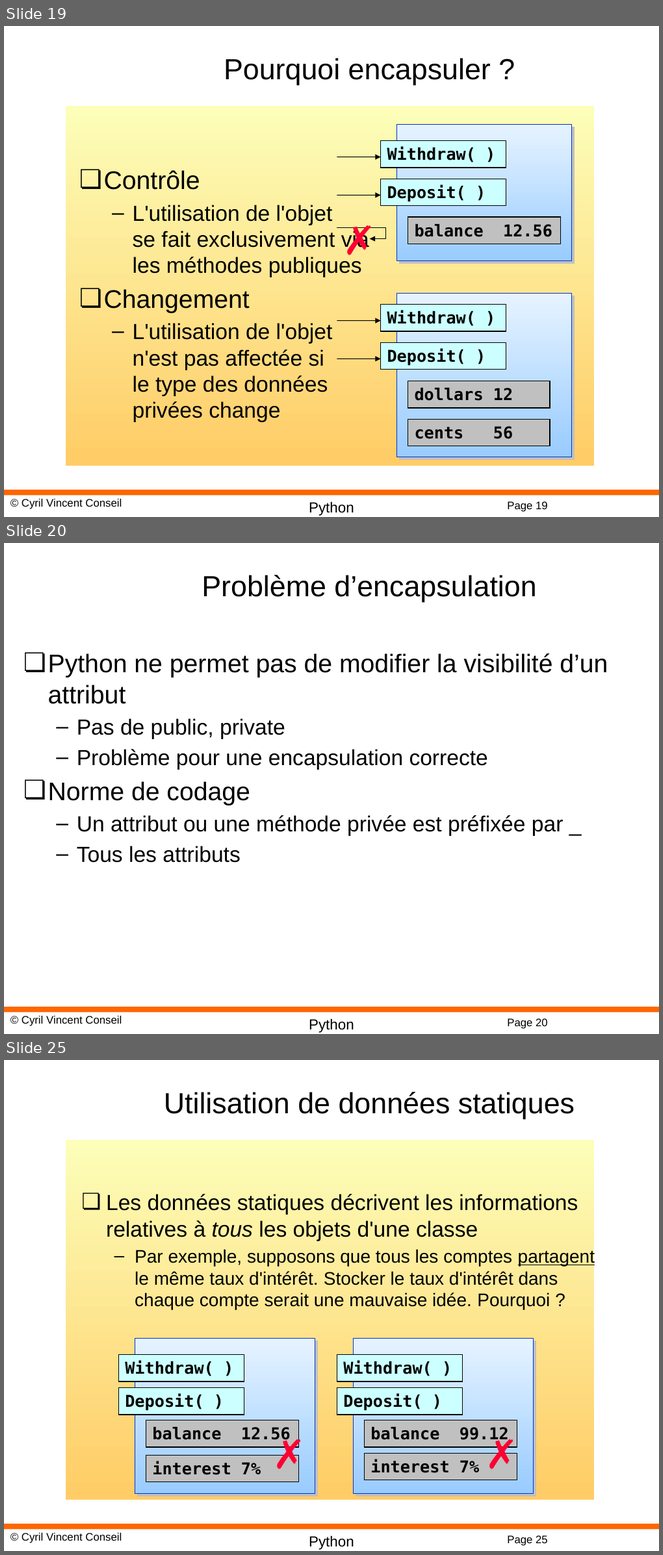
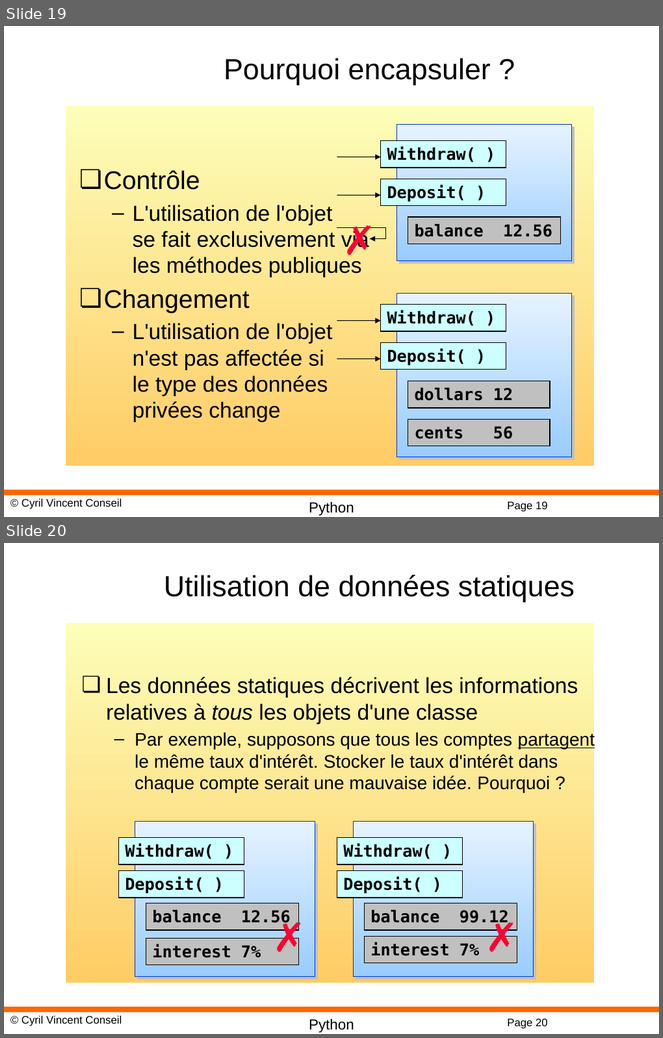
Before and after one commit to cyrilvincent/python, a slide deck: ppt/Python08-OO.pptx. Shown one above the other, each under a label of ours: slides 19, 20 and 25 before the commit, slides 19 and 20 after it; the slides between them are not shown. The pictures are 663x1555 and 663x1038 pixels, drawn with LibreOffice and Linux fonts; fonts in the diff are those of the drawing; background and template pictures are left out. Boxes give left, top, right and bottom in pixels: in the first picture for what was removed or moved away, otherwise in the second. Text is boxed around its words. In the diff, an @@ line names an element or a change of style, - is before the commit and + after.

```diff
--- a/ppt/Python08-OO.pptx
+++ b/ppt/Python08-OO.pptx
@@ slide 20 removed at box(4, 543, 659, 1034), background #FFFFFF; not listed: 4 template elements that a slide beside it also shows @@
@@ title removed at box(202, 575, 536, 602) @@
-Problème d’encapsulation
@@ text removed at box(48, 653, 608, 863) @@
-❏ Python ne permet pas de modifier la visibilité d’un attribut
-  – Pas de public, private
-  – Problème pour une encapsulation correcte
-❏ Norme de codage
-  – Un attribut ou une méthode privée est préfixée par _
-  – Tous les attributs
@@ what was slide 25 is now slide 20 @@
@@ page number at box(507, 1019, 548, 1029): text changed @@
-Page 25
+Page 20
```
Also in this commit, not shown: 6 other slides removed, 4 other files.
